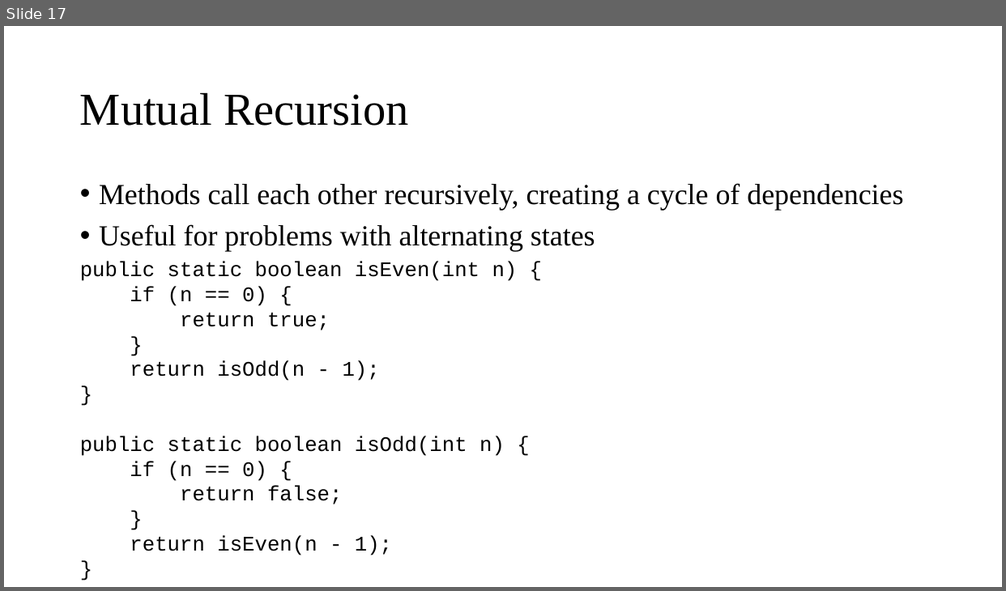
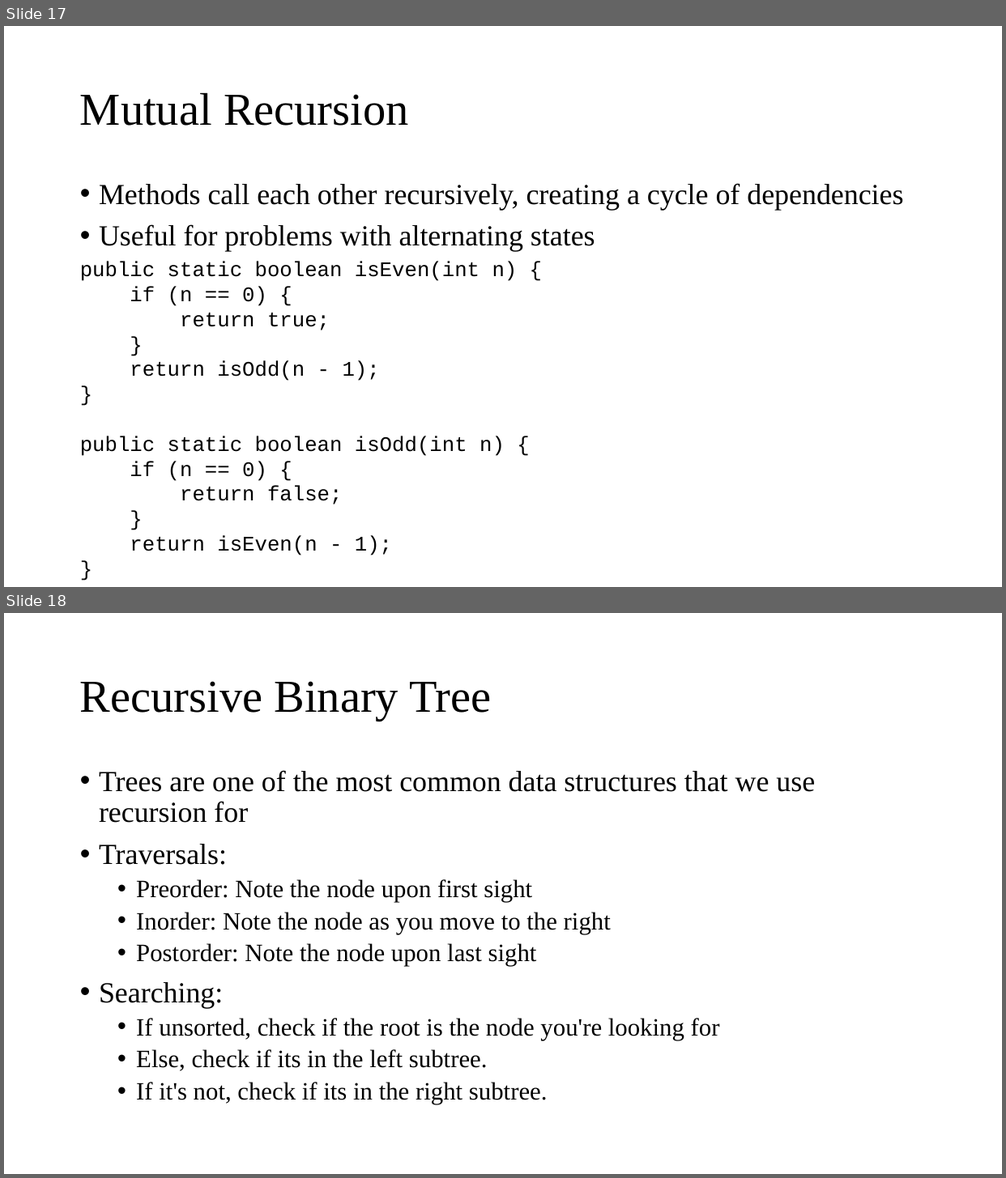
Before and after one commit to AughdonBreslin/CS501IntroToJava, a slide deck: Lectures/14_Recursion.pptx. Shown one above the other, each under a label of ours: slide 17 before the commit, slides 17 and 18 after it. The pictures are 1006x591 and 1006x1178 pixels, drawn with LibreOffice and Linux fonts; fonts in the diff are those of the drawing. Boxes give left, top, right and bottom in pixels: in the first picture for what was removed or moved away, otherwise in the second. Text is boxed around its words. In the diff, an @@ line names an element or a change of style, - is before the commit and + after.

Commit message:
Lectures 14 Recursion

```diff
--- a/Lectures/14_Recursion.pptx
+++ b/Lectures/14_Recursion.pptx
@@ slide 18 added at (4,613,1002,1174), background #FFFFFF @@
@@ title added at (80,681,491,721), 44 pt, text #000000 @@
+Recursive Binary Tree
@@ text added at (99,770,815,1105), 24 pt, text #000000 @@
+• Trees are one of the most common data structures that we use recursion for
+• Traversals:
+  • Preorder: Note the node upon first sight
+  • Inorder: Note the node as you move to the right
+  • Postorder: Note the node upon last sight
+• Searching:
+  • If unsorted, check if the root is the node you're looking for
+  • Else, check if its in the left subtree.
+  • If it's not, check if its in the right subtree.
```
Also in this commit, not shown: 2 slides changed, 3 other slides added, 7 other files.
